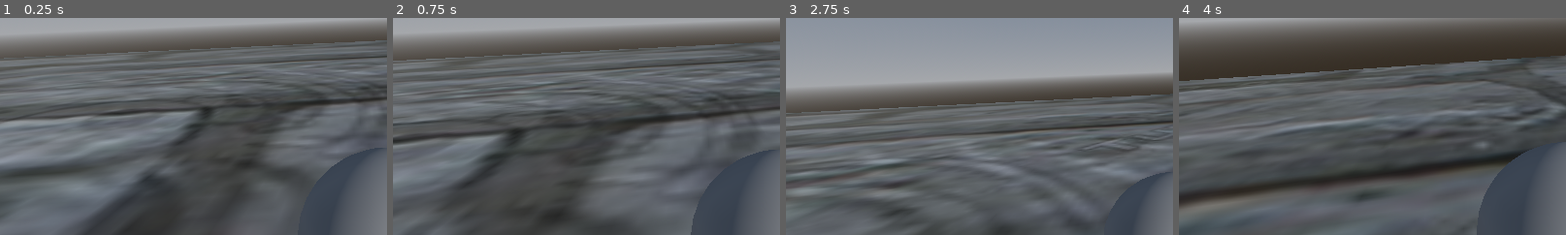
Above: before the commit, frames 1-4 (left to right).
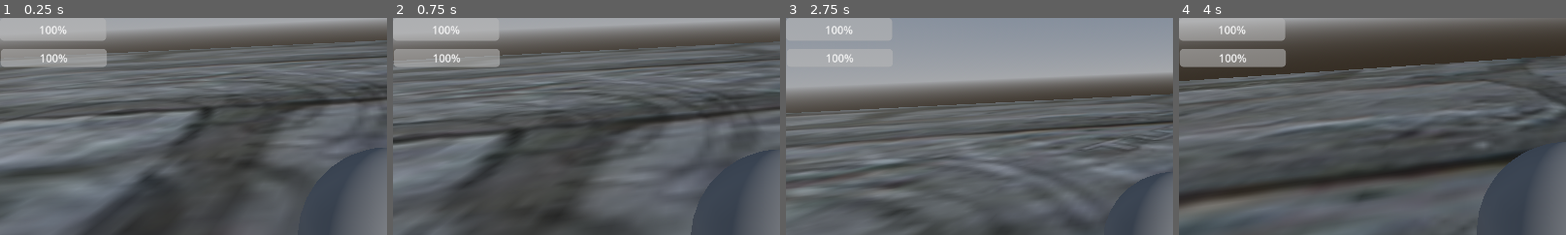
Above: after the commit, the same moments.

Repository: Snaflul/jdmgame2
Game: Godot game, scene res://root.tscn
Two runs of this game, one before a commit and one after it. Both use one fixed random seed, a clock stepped at 60 frames per second and the inputs below. This scene is started directly instead of the project's main scene.
Inputs (mouse positions are % of the whole screen's width and height, from its top left):
- Up to frame 1 (0.25 s): no input
- Up to frame 2 (0.75 s): tap Enter at 0.5 s; move the mouse to (55, 50) at 0.52 s; hold W (move_forward) from 0.53 s (still down); tap Space (dodge) at 0.6 s
- Up to frame 3 (2.75 s): keep holding W (move_forward); tap F (move_jump) at 0.77, 1.52 s; move the mouse to (45, 50) at 1.27 s; tap Space (dodge) at 1.35, 2.3 s; move the mouse to (52, 48) at 2.02 s; hold Shift (sprint) from 2.03 s (still down)
- Up to frame 4 (4 s): keep holding W (move_forward); move the mouse to (49, 52) at 2.77 s; release Shift (sprint) at 2.78 s; tap Space (dodge) at 2.85, 3.6 s; tap F (move_jump) at 3.02, 3.77 s; move the mouse to (57, 51) at 3.52 s
The pictures show only the part of the screen within x 0-50%, y 0-50%; the shares and areas given below are measured in that part.

The runs differ from the first frame. In frame 1, 2.9% of the frame differs, in the area x 0-28%, y 3-23%; in frame 2, 3.0%; in frame 3, 1.8%; in frame 4, 4.4%, in the area x 0-28%, y 1-23%.

Commit message:
stam and health bar rudimentary

Diff:
--- a/character_body_3d.gd
+++ b/character_body_3d.gd
@@ -14,6 +14,10 @@
 const SPRINT_DODGE_MULTIPLIER = 1.35 # Sprinting makes dodge 35% further
 
 var gravity = ProjectSettings.get_setting("physics/3d/default_gravity")
+
+@onready var stam_bar = get_node("/root/root/CanvasLayer/StamBar")
+
+
 @onready var head = $Head
 @onready var camera = $Head/Camera3D
 @onready var body = $body
@@ -60,10 +64,14 @@
 
 	# Dodge
 	if Input.is_action_just_pressed("dodge") and is_on_floor() and not is_dodging and dodge_cooldown <= 0.0:
+		stam_bar.stam_used(10)
+
 		var input_dir = Input.get_vector("move_left", "move_right", "move_back", "move_forward")
 		var forward_dir = -camera.global_transform.basis.z
 		var right_dir = camera.global_transform.basis.x
 		dodge_direction = (forward_dir * input_dir.y + right_dir * input_dir.x).normalized()
+
+
 		if dodge_direction == Vector3.ZERO:
 			dodge_direction = -camera.global_transform.basis.z.normalized()
 
--- /dev/null
+++ b/progress_bar.gd
@@ -0,0 +1,14 @@
+extends ProgressBar
+
+@export var max_health: int = 100
+var current_health: int = max_health
+
+func _ready():
+	update_bar()
+
+func update_bar():
+	value = current_health
+
+func take_damage(amount: int):
+	current_health = max(current_health - amount, 0)
+	update_bar()
--- a/root.tscn
+++ b/root.tscn
@@ -1,7 +1,9 @@
-[gd_scene load_steps=9 format=3 uid="uid://bni5g74gebk0p"]
+[gd_scene load_steps=11 format=3 uid="uid://bni5g74gebk0p"]
 
 [ext_resource type="PackedScene" uid="uid://bd6l4s5g051km" path="res://character_body_3d.tscn" id="1_pq8q7"]
 [ext_resource type="Texture2D" uid="uid://dvgh7t2ypc0eb" path="res://512x512(1).jpg69768148-ec9b-4ca5-979e-c7afaf26823cLarger.jpg" id="1_pyidc"]
+[ext_resource type="Script" uid="uid://daul3m2ctvwak" path="res://progress_bar.gd" id="3_vvh5c"]
+[ext_resource type="Script" uid="uid://d1yn31fly04ka" path="res://stam_bar.gd" id="4_28aoi"]
 
 [sub_resource type="ProceduralSkyMaterial" id="ProceduralSkyMaterial_pq8q7"]
 
@@ -42,3 +44,17 @@
 
 [node name="CharacterBody3D" parent="." instance=ExtResource("1_pq8q7")]
 transform = Transform3D(0.995758, 0.0377356, -0.0839115, -0.035512, 0.998982, 0.0278372, 0.0848765, -0.0247393, 0.996084, 0.0744375, 0.981893, -0.341449)
+
+[node name="CanvasLayer" type="CanvasLayer" parent="."]
+
+[node name="HealthBar" type="ProgressBar" parent="CanvasLayer"]
+offset_right = 158.0
+offset_bottom = 34.0
+script = ExtResource("3_vvh5c")
+
+[node name="StamBar" type="ProgressBar" parent="CanvasLayer"]
+offset_left = 1.0
+offset_top = 46.0
+offset_right = 159.0
+offset_bottom = 73.0
+script = ExtResource("4_28aoi")
--- /dev/null
+++ b/stam_bar.gd
@@ -0,0 +1,33 @@
+extends ProgressBar
+
+@export var max_stam: int = 120
+var current_stam: float = max_stam
+
+@export var regen_delay: float = 1.0  # Time to wait before regenerating
+@export var regen_rate: float = 10.0 # Stamina per second
+
+var time_since_use: float = 0.0
+var used_stamina: bool = false
+
+func _ready():
+	update_bar()
+
+func _process(delta):
+	if current_stam < max_stam:
+		if used_stamina:
+			time_since_use += delta
+			if time_since_use >= regen_delay:
+				used_stamina = false  # Done waiting, start regenerating
+		else:
+			current_stam += regen_rate * delta
+			current_stam = min(current_stam, max_stam)
+			update_bar()
+
+func stam_used(amount: int):
+	current_stam = max(current_stam - amount, 0)
+	used_stamina = true
+	time_since_use = 0.0  # Reset regen delay timer
+	update_bar()
+
+func update_bar():
+	value = current_stam
Not shown, added: progress_bar.gd.uid
Not shown, added: stam_bar.gd.uid
